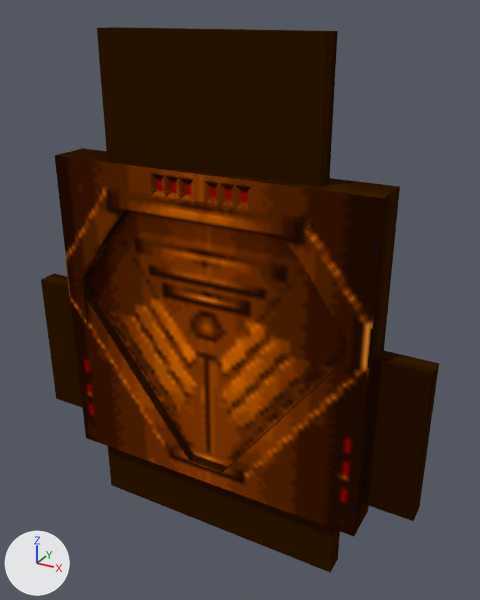
Before and after pictures for a commit that changed the Blender file Assets/Models/door_elevator1.blend.
The view is the same before and after, from a 50 mm camera at (2.38, -3.9, 3.58) aimed at (0.16, 0.14, 1.56). Arrows for +X, +Y and +Z are at lower left; the lights stay in place. The same objects are shown in both versions, whatever each file hides.

Names of what the first picture shows: 'elevdoor.frame', 'elevdoor.frametrim', 'elevdoor.lowerLH', 'elevdoor.lowerRH', 'elevdoor.lowercheater', 'elevdoor.upper'.
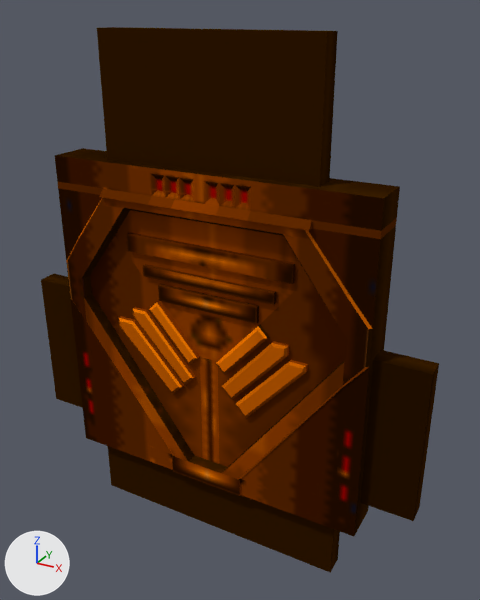
The change, as a diff of the scene's bpy script:
```diff
--- a/Assets/Models/door_elevator1.blend.py
+++ b/Assets/Models/door_elevator1.blend.py
@@ me_bsp_model_79_mesh_339 @@
 # used by ob_elevdoor_frame; location = (0.0, 0.0, 0.0); scale = (0.0398, 0.0398, 0.0398)
-me_bsp_model_79_mesh_339.from_pydata(...)  # 516 vertices, 489 faces; spans x -42.0..42.1, y -4.3..4.6, z -13.0..86.8
+me_bsp_model_79_mesh_339.from_pydata(...)  # 452 vertices, 441 faces; spans x -42.0..42.1, y -5.1..5.5, z -13.0..86.8
+# me_bsp_model_79_mesh_339 part 1
+# 108 vertices are removed from x -31.0..30.1, y -4.3..4.6, z 0.0..59.3
+# 163 faces are deleted
+# 4 vertices in x -28.0..28.0, y -4.3..4.6, z 48.0..49.0 move by (0.0, 0.0, -0.7)
+# 3 vertices in x -28.0..28.0, y -4.3..4.6, z 30.0..31.0 move by (0.0, 0.0, 0.5)
+# 9 vertices move from x -32.0..32.0, y -4.3..4.6, z 31.0..44.0 to x -31.6..31.7, y -4.3..4.6, z 31.4..44.0
+# 22 new vertices lie (0.0, -1.2, 0.0) away from vertices in x -20.9..21.0, y -3.9, z 58.0
+# 22 new vertices lie (0.0, 1.4, 0.0) away from vertices in x -20.9..21.0, y 4.1, z 58.0
+# 44 new faces join them, mat_exec2_3 (picture img_exec2_3)
+# 71 new faces join them, mat_0door_elev1 (picture img_0door_elev1)
+# me_bsp_model_79_mesh_339 part 2: 14 kept faces spanning x -32.1..32.2, y -4.3..4.6, z 30.0..60.3 get new texture (UV) coordinates
 me_bsp_model_79_mesh_339.materials.append(mat_exec2_3)
@@ me_bsp_model_79_mesh_340 @@
 # used by ob_elevdoor_frametrim; location = (0.0, 0.0, 0.0); scale = (0.0398, 0.0398, 0.0398)
-me_bsp_model_79_mesh_340.from_pydata(...)  # 76 vertices, 59 faces; spans x -28.0..28.0, y -4.3..4.6, z 40.0..58.0
+me_bsp_model_79_mesh_340.from_pydata(...)  # 52 vertices, 41 faces; spans x -28.0..28.0, y -4.3..4.6, z 40.0..58.0
+# me_bsp_model_79_mesh_340 part 3
+# 44 vertices are removed from x -28.0..28.0, y -4.3..4.6, z 40.0..56.0
+# 57 faces are deleted
+# 4 vertices in x -28.0..28.0, y -4.3..4.6, z 48.0..49.0 move by (0.0, 0.0, -0.7)
+# 4 vertices move from x -20.9..20.0, y -4.3..4.6, z 58.0 to x -20.6..19.7, y -4.3..4.6, z 58.0
+# 20 vertices are added at x -28.0..28.0, y -4.3..4.6, z 40.4..56.4
+# 30 new faces join them, mat_0door_elev1 (picture img_0door_elev1)
+# 9 new faces join them, mat_exec2_3 (picture img_exec2_3)
 me_bsp_model_79_mesh_340.materials.append(mat_exec2_3)
@@ me_bsp_model_79_mesh_341 @@
 # used by ob_elevdoor_lowercheater; location = (0.0, 0.0, 0.0); scale = (0.0398, 0.0398, 0.0398)
-me_bsp_model_79_mesh_341.from_pydata(...)  # 24 vertices, 12 faces; spans x -28.0..28.0, y -3.9..4.1, z 0.0..36.0
+me_bsp_model_79_mesh_341.from_pydata(...)  # 44 vertices, 37 faces; spans x -28.0..28.0, y -4.3..4.6, z 0.0..36.0
+# me_bsp_model_79_mesh_341 part 4: 6 vertices moved from x -4.0..28.0, y -3.9..4.1, z 4.0..36.0 to x 4.0..28.0, y -4.3..4.6, z 4.0..36.0; 10 vertices removed from x -28.0..28.0, y -3.9..4.1, z 4.0..36.0; 30 vertices added at x -28.0..28.0, y -4.3..4.6, z 0.0..36.0
+# me_bsp_model_79_mesh_341 part 5: 1 kept faces spanning x 4.0..28.0, y -4.3..4.6, z 4.0..36.0 get new texture (UV) coordinates
 me_bsp_model_79_mesh_341.materials.append(mat_exec2_3)
@@ me_bsp_model_79_mesh_343 @@
 # used by ob_elevdoor_upper; location = (0.0, 0.0, 0.0); scale = (0.0398, 0.0398, 0.0398)
-me_bsp_model_79_mesh_343.from_pydata(...)  # 48 vertices, 18 faces; spans x -21.0..21.0, y -1.9..2.1, z 26.0..56.0
+me_bsp_model_79_mesh_343.from_pydata(...)  # 178 vertices, 110 faces; spans x -21.0..21.0, y -2.9..3.1, z 26.0..56.0
+# me_bsp_model_79_mesh_343 part 6: 130 vertices added at x -20.3..20.3, y -2.9..3.1, z 26.0..50.8
 me_bsp_model_79_mesh_343.materials.append(mat_exec2_3)
@@ me_bsp_model_79_mesh_371 @@
 # used by ob_elevdoor_lowerrh; location = (0.0, 0.0, 0.0); scale = (0.0398, 0.0398, 0.0398)
-me_bsp_model_79_mesh_371.from_pydata(...)  # 44 vertices, 18 faces; spans x 0.0..28.0, y -1.9..2.1, z 4.0..50.0
+me_bsp_model_79_mesh_371.from_pydata(...)  # 114 vertices, 74 faces; spans x 0.0..28.0, y -2.9..3.1, z 4.0..50.0
+# me_bsp_model_79_mesh_371 part 7: 70 vertices added at x 2.0..20.6, y -2.9..3.1, z 4.0..35.3
 me_bsp_model_79_mesh_371.materials.append(mat_0door_elev1)
@@ me_bsp_model_79_mesh_373 @@
 # used by ob_elevdoor_lowerlh; location = (0.0, 0.0, 0.0); scale = (0.0398, 0.0398, 0.0398)
-me_bsp_model_79_mesh_373.from_pydata(...)  # 46 vertices, 18 faces; spans x -28.0..0.0, y -1.9..2.1, z 4.0..50.0
+me_bsp_model_79_mesh_373.from_pydata(...)  # 126 vertices, 81 faces; spans x -28.0..0.0, y -2.9..3.1, z 4.0..50.0
+# me_bsp_model_79_mesh_373 part 8: 80 vertices added at x -20.7..-2.0, y -2.9..3.1, z 4.0..35.3
 me_bsp_model_79_mesh_373.materials.append(mat_0door_elev1)
```

Changed parts and their boxes [x1, y1, x2, y2] in the pictures (480 x 600 px; the box of a moved part takes in the faces that stretch with it):
'elevdoor.lowercheater', reshaped
    before: [85, 294, 344, 529]
    after: [84, 294, 344, 529]
'elevdoor.upper', reshaped
    before: [114, 211, 309, 373]
    after: [115, 210, 309, 375]
'elevdoor.lowerRH', reshaped
    before: [209, 277, 346, 467]
    after: [209, 278, 346, 467]
'elevdoor.lowerLH', reshaped
    before: [90, 234, 211, 461]
    after: [90, 236, 211, 461]
'elevdoor.frametrim', reshaped
    before: [75, 191, 354, 340]
    after: [75, 191, 354, 338]
part 1 of me_bsp_model_79_mesh_339, moved or reshaped
    both: [58, 182, 381, 536]
part 2 of me_bsp_model_79_mesh_339, surface changed
    both: [205, 198, 397, 238]
part 4 of me_bsp_model_79_mesh_341, built on
    before: [85, 297, 344, 489]
    after: [84, 297, 344, 496]
part 5 of me_bsp_model_79_mesh_341, surface changed
    both: [225, 362, 344, 470]
part 6 of me_bsp_model_79_mesh_343, added (brown)
    after: [115, 210, 309, 375]
part 7 of me_bsp_model_79_mesh_371, added (brown)
    after: [209, 278, 346, 467]
part 8 of me_bsp_model_79_mesh_373, added (brown)
    after: [90, 236, 211, 461]
